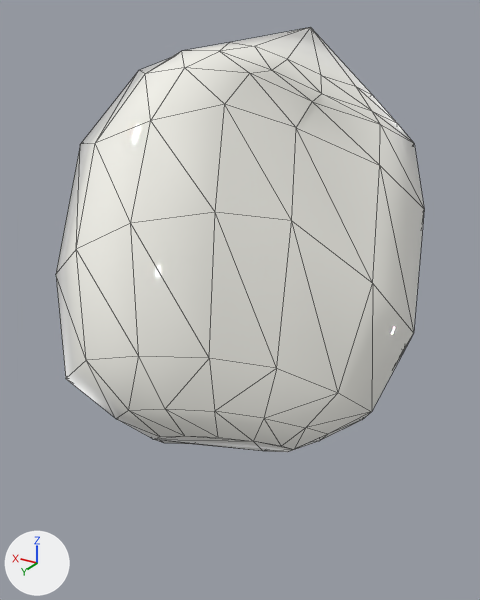
The glTF model resources/js/assets/73.glb: old version first, new version second.
Rendered twice from a 50 mm camera at (0.0847, 0.0242, 0.1566) aimed at (0.1608, -0.1025, 0.0933). Lighting does not change. The marker at lower left points along +X, +Y and +Z. The picture after the commit comes second. Mesh edges are drawn as thin lines.

The scene before the commit, as lines of its bpy script (objects in view):
```python
me_cube_005 = bpy.data.meshes.new('Cube.005')
me_cube_005.from_pydata(...)  # 97 vertices, 190 faces; spans x 0.1242..0.1893, y -0.1155..-0.0373, z -0.2145..-0.1184
me_cube_005.materials.append(mat_caine_denture_teeth_001)  # white #fcfbf3
ob_caine_denture_004 = bpy.data.objects.new('Caine.Denture.004', me_cube_005)
ob_caine_denture_004.location = (-0.0018, -0.0456, 0.2833)
ob_caine_denture_004.rotation_euler = (0.127, -0.00173, 0.00255)  # degrees (7.3, -0.1, 0.1)
```
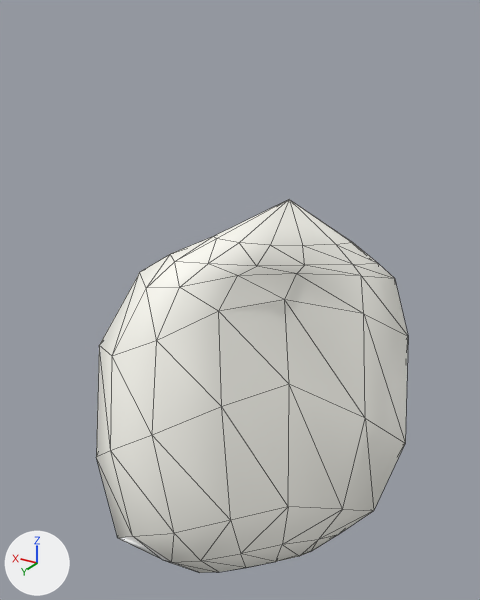
The edits, one by one:
Object 'Caine.Denture.004' (ob_caine_denture_004) moves from (-0.0018, -0.0456, 0.2833) to (0.0005, -0.0126, 0.2217).
Object 'Caine.Denture.004' (ob_caine_denture_004) turns from (7.3, -0.1, 0.1) to (-6.2, 0, 0) degrees about x, y and z.

What differs and where, as boxes [x1, y1, x2, y2] in the pictures (480 x 600 px):
'Caine.Denture.004', moved, turned: before [56, 27, 424, 452]; after [96, 200, 408, 573]
